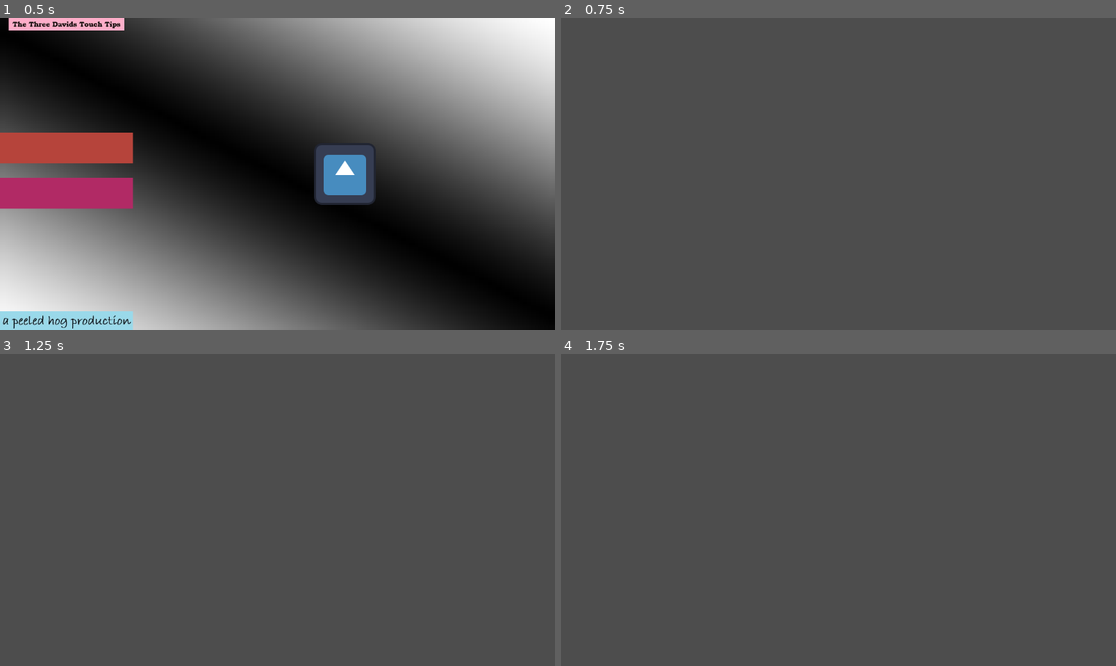
Above: before the commit, frames 1-4 (two rows, left to right).
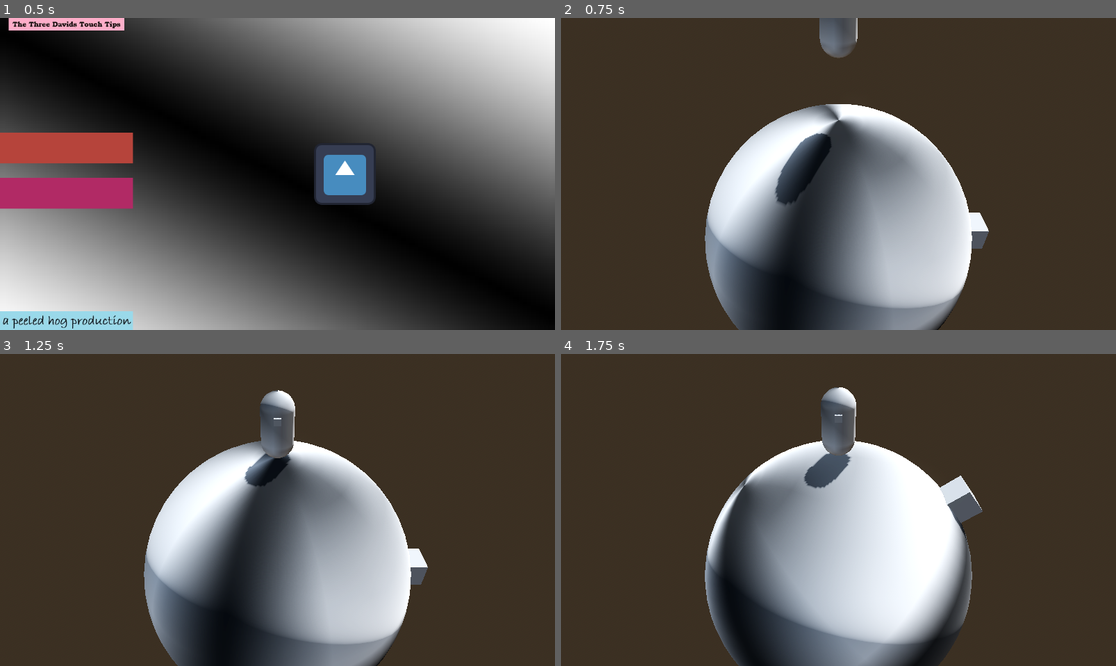
Above: after the commit, the same moments.

Repository: boner-cmd/effective-octo-pancake
Game: Godot game, scene res://Scenes/TitleScreen.tscn
Two runs of this game, one before a commit and one after it. Both use one fixed random seed, a clock stepped at 60 frames per second and the inputs below. The engine's default icon, where the game draws it, is replaced by a stand-in: a white triangle on a blue panel in a dark square.
Inputs (mouse positions are in pixels of both pictures, inside the frame that each line leads up to):
- Up to frame 1 (0.5 s): no input
- Up to frame 2 (0.75 s): click (627, 149) at 0.5 s
- Up to frame 3 (1.25 s): no input
- Up to frame 4 (1.75 s): hold D (right, bound only after the commit) from 1.28 s (still down); hold Space (jump, bound only after the commit) from 1.28 s (still down)

Frame 1 is identical in both runs. In frame 2, 96% of the frame differs, in the area x 0-100%, y 0-100%; in frame 3, 96%; in frame 4, 96%.

Commit message:
player character and camera testing

Diff:
--- /dev/null
+++ b/Character Scenes/character_body_3d.gd
@@ -0,0 +1,16 @@
+extends CharacterBody3D
+
+@export var gravity_strength :float = -12
+@export var jump_impulse:= 3.0
+
+func _physics_process(delta: float) -> void:
+
+	var y_velocity := velocity.y
+	velocity.y = 0
+	velocity.y = y_velocity + gravity_strength * delta
+
+	var is_starting_jump := Input.is_action_pressed("jump") and is_on_floor()
+	if is_starting_jump:
+		velocity.y += jump_impulse
+
+	move_and_slide()
--- /dev/null
+++ b/Character Scenes/player_character.tscn
@@ -0,0 +1,38 @@
+[gd_scene format=3 uid="uid://bdas7npc5wwhx"]
+
+[ext_resource type="Script" uid="uid://v0bkrv86k0dd" path="res://Character Scenes/character_body_3d.gd" id="1_0vv0x"]
+
+[sub_resource type="CapsuleShape3D" id="CapsuleShape3D_4chgf"]
+
+[sub_resource type="Gradient" id="Gradient_0vv0x"]
+
+[sub_resource type="GradientTexture2D" id="GradientTexture2D_4chgf"]
+gradient = SubResource("Gradient_0vv0x")
+fill = 2
+repeat = 1
+
+[sub_resource type="StandardMaterial3D" id="StandardMaterial3D_ee4y8"]
+albedo_texture = SubResource("GradientTexture2D_4chgf")
+
+[sub_resource type="CapsuleMesh" id="CapsuleMesh_ee4y8"]
+material = SubResource("StandardMaterial3D_ee4y8")
+
+[sub_resource type="BoxMesh" id="BoxMesh_0vv0x"]
+size = Vector3(0.2, 0.2, 0.2)
+
+[node name="PlayerCharacter" type="Node3D" unique_id=700328766]
+
+[node name="CharacterBody3D" type="CharacterBody3D" parent="." unique_id=1611932631]
+script = ExtResource("1_0vv0x")
+
+[node name="CollisionShape3D" type="CollisionShape3D" parent="CharacterBody3D" unique_id=1831739463]
+transform = Transform3D(1, 0, 0, 0, 1, 0, 0, 0, 1, 0, 1, 0)
+shape = SubResource("CapsuleShape3D_4chgf")
+
+[node name="MeshInstance3D" type="MeshInstance3D" parent="CharacterBody3D" unique_id=1243173985]
+transform = Transform3D(1, 0, 0, 0, 1, 0, 0, 0, 1, 0, 1, 0)
+mesh = SubResource("CapsuleMesh_ee4y8")
+
+[node name="MeshInstance3D2" type="MeshInstance3D" parent="CharacterBody3D" unique_id=921440727]
+transform = Transform3D(1, 0, 0, 0, 1, 0, 0, 0, 1, 0, 1.3463945, 0.4952407)
+mesh = SubResource("BoxMesh_0vv0x")
--- /dev/null
+++ b/Scenes/camera_origin.gd
@@ -0,0 +1,27 @@
+extends Node3D
+
+@export var planet : Node3D
+@export var player_character : Node3D
+
+@onready var camera: Camera3D = $Camera3D
+
+@export var speed: float = 1.5
+
+var player_model
+
+# Called when the node enters the scene tree for the first time.
+func _ready() -> void:
+	player_model = player_character.get_child(0)
+	pass # Replace with function body.
+
+# Called every frame. 'delta' is the elapsed time since the previous frame.
+func _physics_process(delta: float) -> void:
+
+	if Input.is_action_pressed("left"):
+		planet.global_rotate(Vector3.FORWARD, speed * delta)
+	if Input.is_action_pressed("right"):
+		planet.global_rotate(Vector3.FORWARD, -speed * delta)
+	if Input.is_action_pressed("up"):
+		planet.global_rotate(Vector3.LEFT, -speed * delta)
+	if Input.is_action_pressed("down"):
+		planet.global_rotate(Vector3.LEFT, speed * delta)
--- a/Scenes/test_node.tscn
+++ b/Scenes/test_node.tscn
@@ -1,3 +1,74 @@
 [gd_scene format=3 uid="uid://dph7p1bj6ray4"]
 
-[node name="Node3D" type="Node3D" unique_id=1858530210]
+[ext_resource type="Script" uid="uid://lmyjhahwar0b" path="res://Scenes/camera_origin.gd" id="1_00acv"]
+[ext_resource type="PackedScene" uid="uid://bdas7npc5wwhx" path="res://Character Scenes/player_character.tscn" id="2_ylgs7"]
+
+[sub_resource type="ProceduralSkyMaterial" id="ProceduralSkyMaterial_cm424"]
+sky_horizon_color = Color(0.66224277, 0.6717428, 0.6867428, 1)
+ground_horizon_color = Color(0.66224277, 0.6717428, 0.6867428, 1)
+
+[sub_resource type="Sky" id="Sky_00acv"]
+sky_material = SubResource("ProceduralSkyMaterial_cm424")
+
+[sub_resource type="Environment" id="Environment_ylgs7"]
+background_mode = 2
+sky = SubResource("Sky_00acv")
+tonemap_mode = 2
+glow_enabled = true
+
+[sub_resource type="SphereShape3D" id="SphereShape3D_ylgs7"]
+radius = 5.0
+
+[sub_resource type="Gradient" id="Gradient_00acv"]
+
+[sub_resource type="GradientTexture2D" id="GradientTexture2D_ylgs7"]
+gradient = SubResource("Gradient_00acv")
+width = 10
+height = 10
+fill = 2
+fill_to = Vector2(0.5, 0.5)
+repeat = 1
+
+[sub_resource type="StandardMaterial3D" id="StandardMaterial3D_yt4ne"]
+albedo_texture = SubResource("GradientTexture2D_ylgs7")
+
+[sub_resource type="SphereMesh" id="SphereMesh_oo4um"]
+material = SubResource("StandardMaterial3D_yt4ne")
+radius = 5.0
+height = 10.0
+
+[sub_resource type="BoxMesh" id="BoxMesh_00acv"]
+
+[node name="TestScene" type="Node3D" unique_id=1858530210]
+
+[node name="DirectionalLight3D" type="DirectionalLight3D" parent="." unique_id=1624694031]
+transform = Transform3D(-0.8660254, -0.43301278, 0.25, 0, 0.49999997, 0.86602545, -0.50000006, 0.75, -0.43301266, 0, 0, 0)
+shadow_enabled = true
+
+[node name="WorldEnvironment" type="WorldEnvironment" parent="." unique_id=1445793124]
+environment = SubResource("Environment_ylgs7")
+
+[node name="PlayerController" type="Node3D" parent="." unique_id=993951714 node_paths=PackedStringArray("planet", "player_character")]
+transform = Transform3D(1, 0, 0, 0, 0.912206, 0.409732, 0, -0.409732, 0.912206, 0, 5.012189, 6.8514695)
+script = ExtResource("1_00acv")
+planet = NodePath("../TestPlanet")
+player_character = NodePath("../PlayerCharacter")
+
+[node name="Camera3D" type="Camera3D" parent="PlayerController" unique_id=306642970]
+transform = Transform3D(1, 0, 0, 0, 0.97235763, 0.23349625, 0, -0.23349625, 0.97235763, 0, 3.5870168, 4.2197065)
+fov = 50.2
+
+[node name="PlayerCharacter" parent="." unique_id=700328766 instance=ExtResource("2_ylgs7")]
+transform = Transform3D(1, 0, 0, 0, 1, 0, 0, 0, 1, 0, 7.136212, 0)
+
+[node name="TestPlanet" type="StaticBody3D" parent="." unique_id=7469528]
+
+[node name="CollisionShape3D" type="CollisionShape3D" parent="TestPlanet" unique_id=1898464040]
+shape = SubResource("SphereShape3D_ylgs7")
+
+[node name="MeshInstance" type="MeshInstance3D" parent="TestPlanet/CollisionShape3D" unique_id=1557991456]
+mesh = SubResource("SphereMesh_oo4um")
+
+[node name="MeshInstance3D" type="MeshInstance3D" parent="TestPlanet/CollisionShape3D" unique_id=1097089063]
+transform = Transform3D(1, 0, 0, 0, 1, 0, 0, 0, 1, 5.2529497, 0, 0)
+mesh = SubResource("BoxMesh_00acv")
--- a/project.godot
+++ b/project.godot
@@ -22,30 +22,36 @@
 
 [input]
 
-turn_left={
+left={
 "deadzone": 0.2,
 "events": [Object(InputEventKey,"resource_local_to_scene":false,"resource_name":"","device":-1,"window_id":0,"alt_press …(191 unchanged characters)…
 ]
 }
-turn_right={
+right={
 "deadzone": 0.2,
 "events": [Object(InputEventKey,"resource_local_to_scene":false,"resource_name":"","device":-1,"window_id":0,"alt_press …(192 unchanged characters)…
 ]
 }
-forward={
+up={
 "deadzone": 0.2,
 "events": [Object(InputEventKey,"resource_local_to_scene":false,"resource_name":"","device":-1,"window_id":0,"alt_press …(192 unchanged characters)…
 ]
 }
-backward={
+down={
 "deadzone": 0.2,
 "events": [Object(InputEventKey,"resource_local_to_scene":false,"resource_name":"","device":-1,"window_id":0,"alt_press …(192 unchanged characters)…
+]
+}
+jump={
+"deadzone": 0.2,
+"events": [Object(InputEventKey,"resource_local_to_scene":false,"resource_name":"","device":-1,"window_id":0,"alt_pressed":false,"shift_pressed":false,"ctrl_pressed":false,"meta_pressed":false,"pressed":false,"keycode":0,"physical_keycode":32,"key_label":0,"unicode":32,"location":0,"echo":false,"script":null)
 ]
 }
 
 [physics]
 
 3d/physics_engine="Jolt Physics"
+3d/default_gravity=0.0
 
 [rendering]
 
Not shown, added: Character Scenes/character_body_3d.gd.uid
Not shown, added: Scenes/camera_origin.gd.uid
